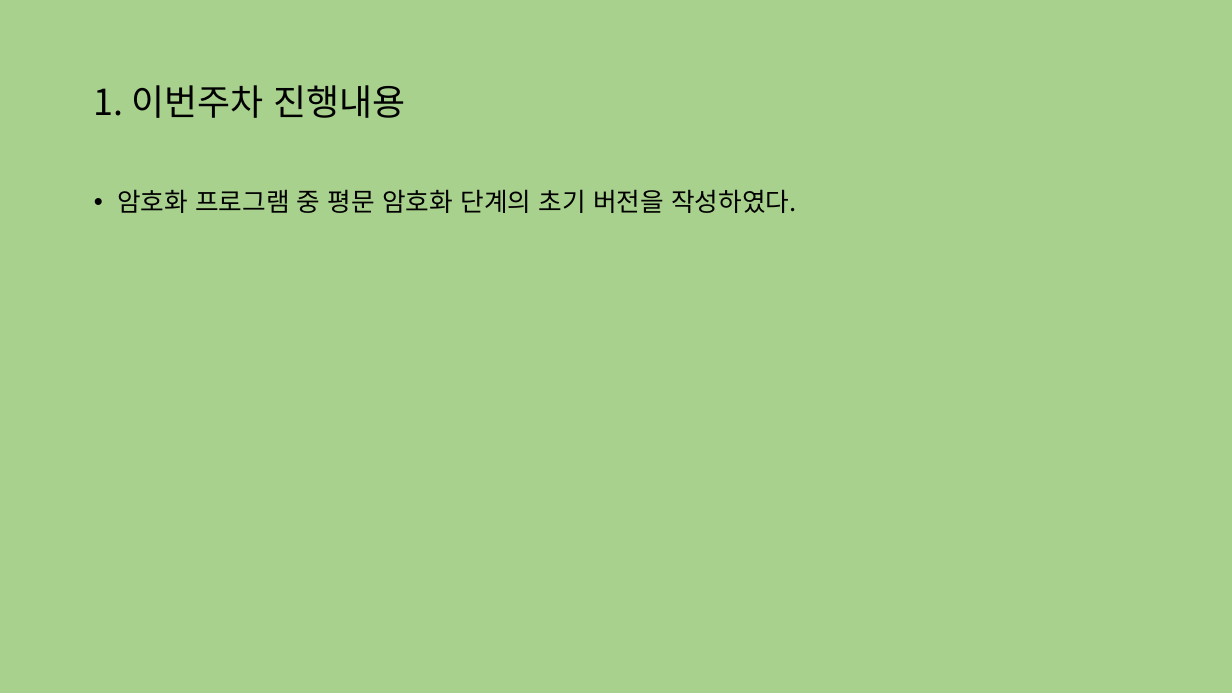
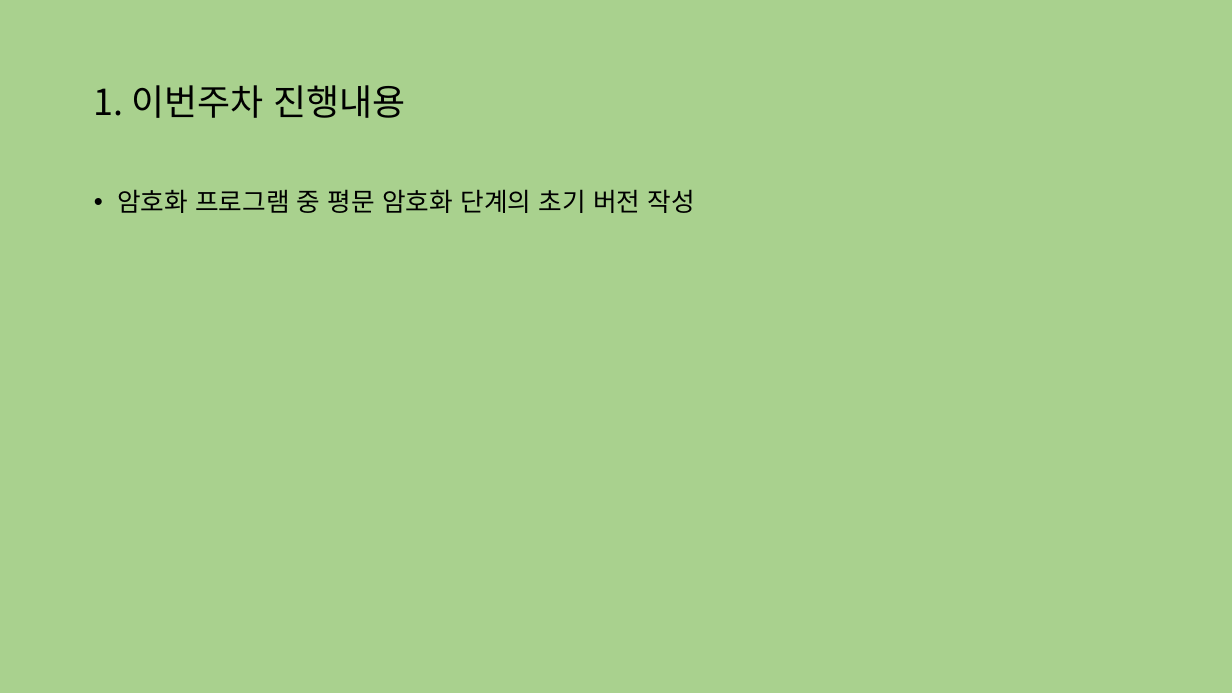
Before and after one commit to J-hyun1229/SoftWareProject1_SymmetricKeyCryptographyAlgorithm, a slide deck: slide 3 of 주간보고서/2주차/소프트웨어프로젝트_주간보고서_2주차_18017103황제현.pptx. Drawn at 1232x693 pixels with LibreOffice and Linux fonts; fonts in the diff are those of the drawing. Boxes give left, top, right and bottom in pixels: in the first picture for what was removed or moved away, otherwise in the second. Text is boxed around its words. In the diff, an @@ line names an element or a change of style, - is before the commit and + after.

```diff
--- a/주간보고서/2주차/소프트웨어프로젝트_주간보고서_2주차_18017103황제현.pptx
+++ b/주간보고서/2주차/소프트웨어프로젝트_주간보고서_2주차_18017103황제현.pptx
@@ text at box(117, 189, 694, 213): text changed @@
-• 암호화 프로그램 중 평문 암호화 단계의 초기 버전을 작성하였다.
+• 암호화 프로그램 중 평문 암호화 단계의 초기 버전 작성
```
Also in this commit, not shown: 1 other file.
